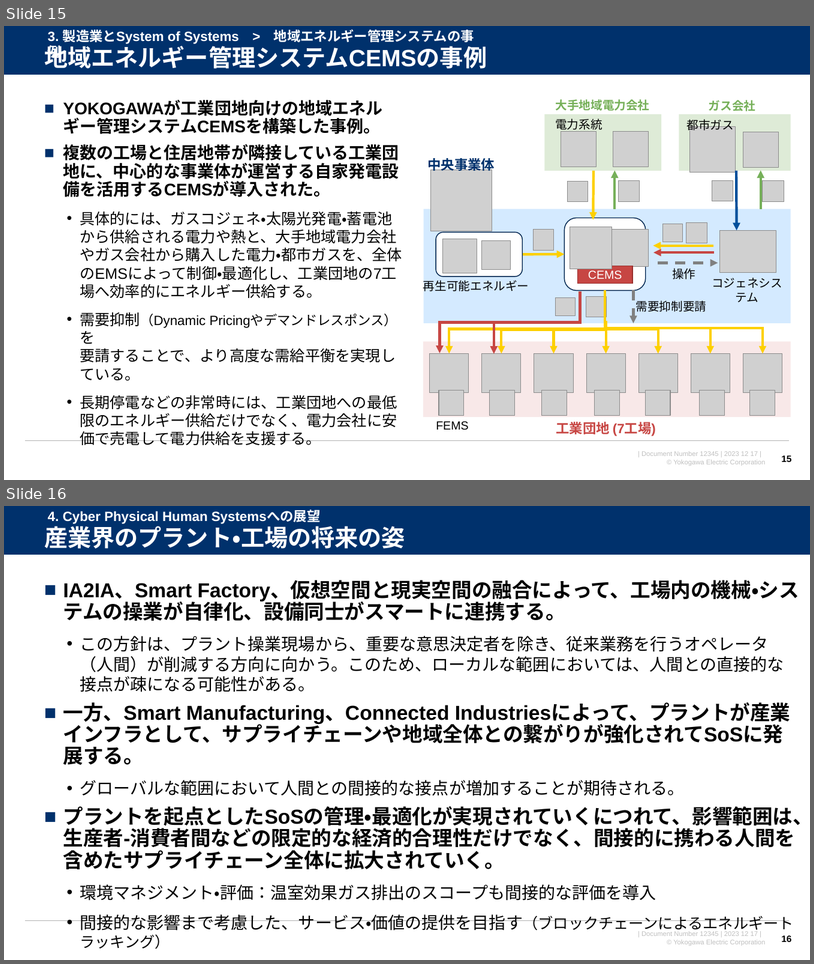
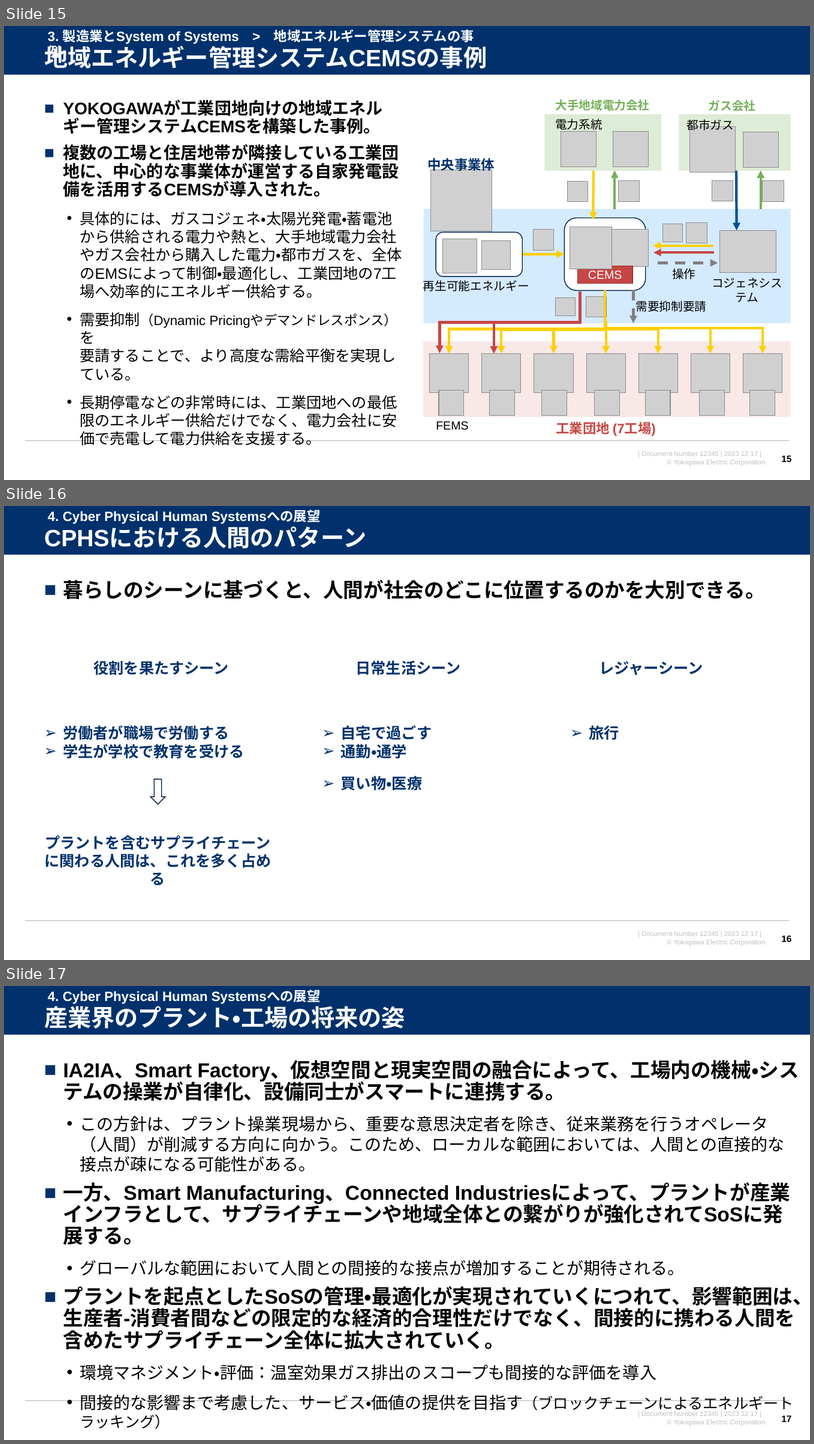
Before and after one commit to watarukumagai-git/opt, a slide deck: SoS/conf2023/231217_横幹連合コンファレンス_熊谷.pptx. Shown one above the other, each under a label of ours: slides 15 and 16 before the commit, slides 15, 16 and 17 after it. The pictures are 814x964 and 814x1444 pixels, drawn with LibreOffice and Linux fonts; fonts in the diff are those of the drawing; grey boxes stand for pictures; background and template pictures are left out. Boxes give left, top, right and bottom in pixels: in the first picture for what was removed or moved away, otherwise in the second. Text is boxed around its words. In the diff, an @@ line names an element or a change of style, - is before the commit and + after.

```diff
--- a/SoS/conf2023/231217_横幹連合コンファレンス_熊谷.pptx
+++ b/SoS/conf2023/231217_横幹連合コンファレンス_熊谷.pptx
@@ slide 16 added at (x1=4, y1=506, x2=810, y2=960), background #FFFFFF; not listed: 4 template elements that a slide beside it also shows @@
@@ text added at (x1=48, y1=510, x2=321, y2=524), 16 pt, text #FFFFFF, bold @@
+4. Cyber Physical Human Systemsへの展望
@@ text added at (x1=44, y1=528, x2=366, y2=549), 28 pt, text #FFFFFF, bold @@
+CPHSにおける人間のパターン
@@ text added at (x1=63, y1=580, x2=766, y2=599), 24 pt, text #000000, bold @@
+■ 暮らしのシーンに基づくと、人間が社会のどこに位置するのかを大別できる。
@@ text added at (x1=94, y1=660, x2=230, y2=675), 18 pt, text #00316C, bold @@
+役割を果たすシーン
@@ text added at (x1=356, y1=660, x2=461, y2=675), 18 pt, text #00316C, bold @@
+日常生活シーン
@@ text added at (x1=599, y1=661, x2=703, y2=675), 18 pt, text #00316C, bold @@
+レジャーシーン
@@ text added at (x1=63, y1=725, x2=244, y2=759), 18 pt, text #00316C, bold @@
+➢ 労働者が職場で労働する
+➢ 学生が学校で教育を受ける
@@ text added at (x1=341, y1=725, x2=432, y2=759), 18 pt, text #00316C, bold @@
+➢ 自宅で過ごす
+➢ 通勤・通学
@@ text added at (x1=590, y1=725, x2=620, y2=740), 18 pt, text #00316C, bold @@
+➢ 旅行
@@ text added at (x1=341, y1=775, x2=423, y2=790), 18 pt, text #00316C, bold @@
+➢ 買い物・医療
@@ right arrow added at (x1=150, y1=780, x2=165, y2=804), fill #FFFFFF, outline #002450 1 pt @@
@@ text added at (x1=45, y1=835, x2=272, y2=868), 18 pt, text #00316C, bold @@
+プラントを含むサプライチェーンに関わる人間は、これを多く占める
@@ page number added at (x1=782, y1=935, x2=792, y2=942), 11 pt, text #000000, bold @@
+16
@@ what was slide 16 is now slide 17 @@
@@ page number at (x1=782, y1=1415, x2=792, y2=1422): text changed @@
-16
+17
```
Also in this commit, not shown: 2 slides changed.
